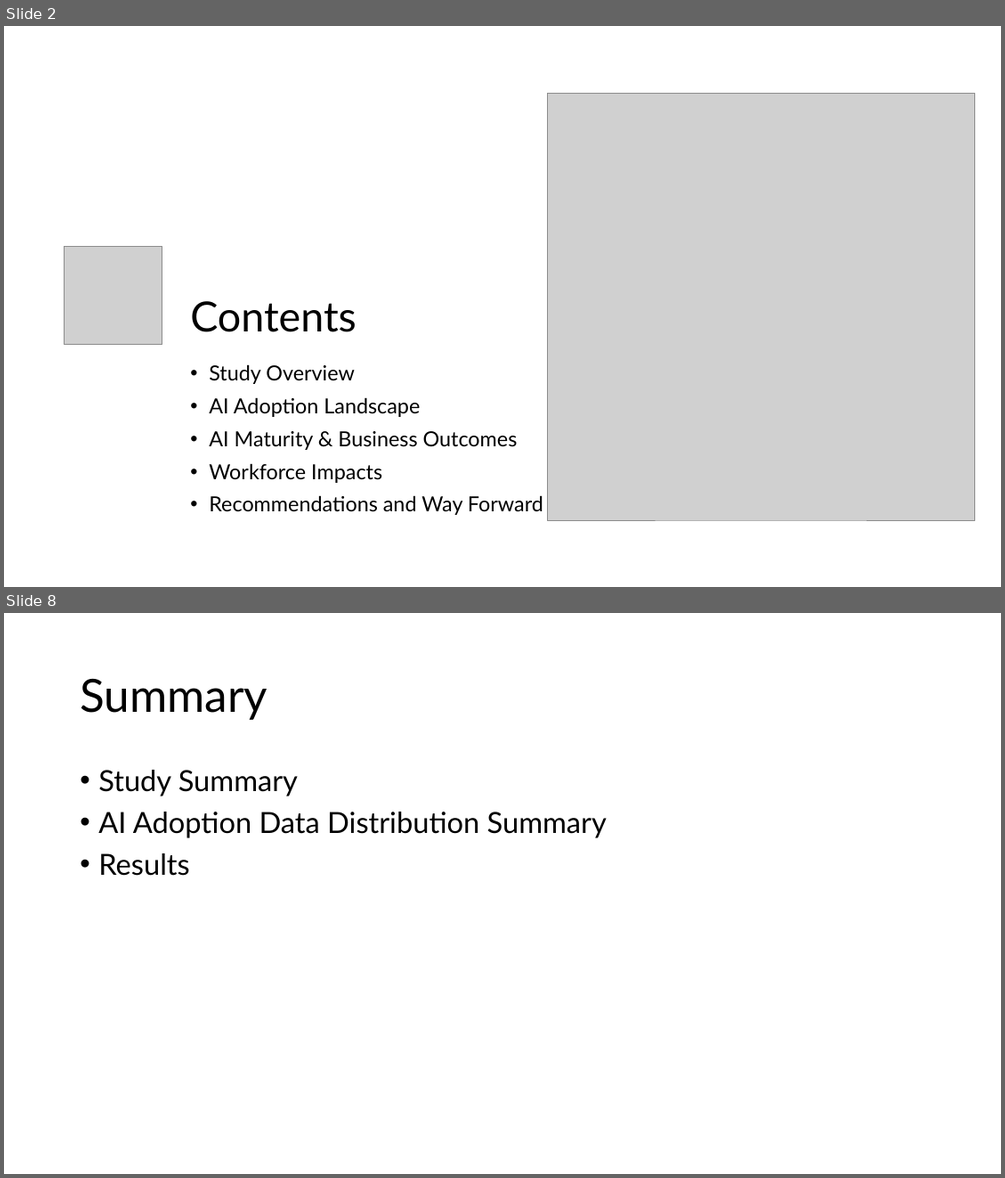
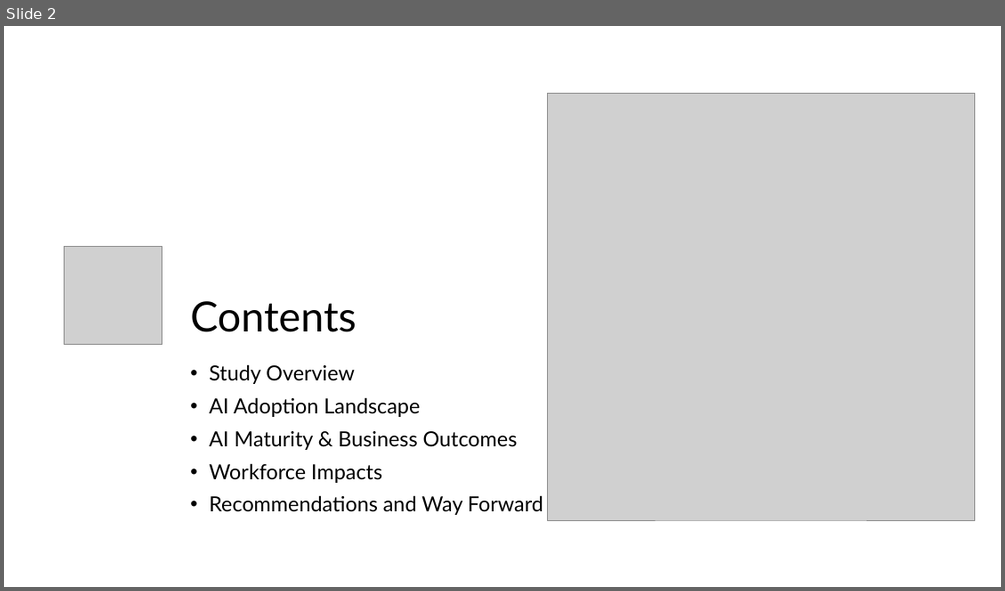
Before and after one commit to S-Shockley/MidtermAIAdoption, a slide deck: Presentation/Global AI Adoption & Workforce Impact Dataset.pptx. Shown one above the other, each under a label of ours: slides 2 and 8 before the commit, slide 2 after it; the slides between them are not shown. The pictures are 1005x1178 and 1005x591 pixels, drawn with LibreOffice and Linux fonts; fonts in the diff are those of the drawing; grey boxes stand for pictures. Boxes give left, top, right and bottom in pixels: in the first picture for what was removed or moved away, otherwise in the second. Text is boxed around its words. In the diff, an @@ line names an element or a change of style, - is before the commit and + after.

```diff
--- a/Presentation/Global AI Adoption & Workforce Impact Dataset.pptx
+++ b/Presentation/Global AI Adoption & Workforce Impact Dataset.pptx
@@ slide 8 removed at (4,613,1001,1174), background #FFFFFF @@
@@ title removed at (80,678,267,720) @@
-Summary
@@ text removed at (98,770,607,876) @@
-• Study Summary
-• AI Adoption Data Distribution Summary
-• Results
```
Also in this commit, not shown: 3 slides changed, 3 slides added, 2 other slides removed.
